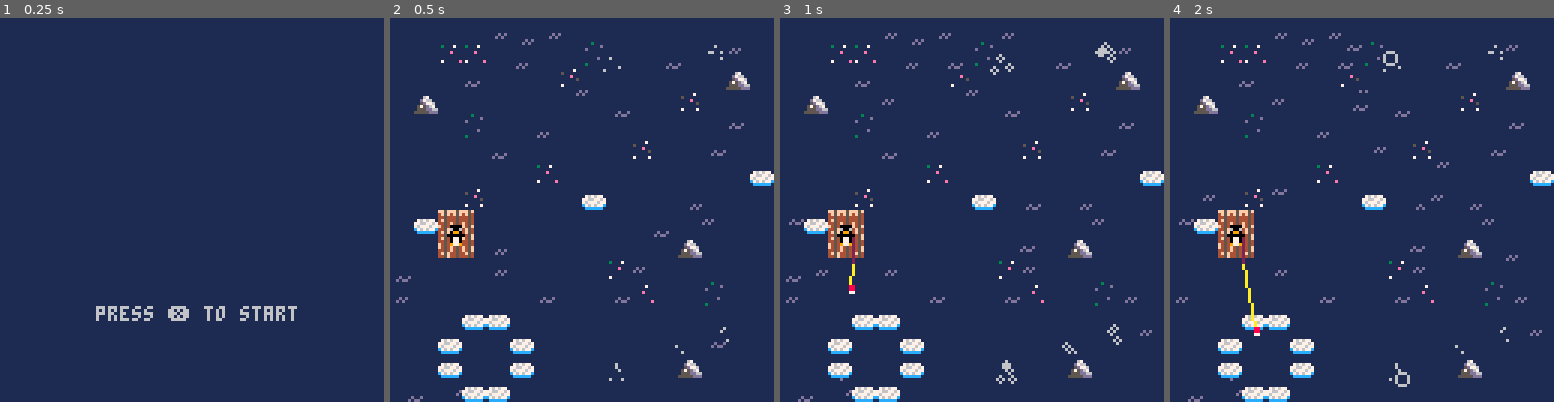
Above: before the commit, frames 1-4 (left to right).
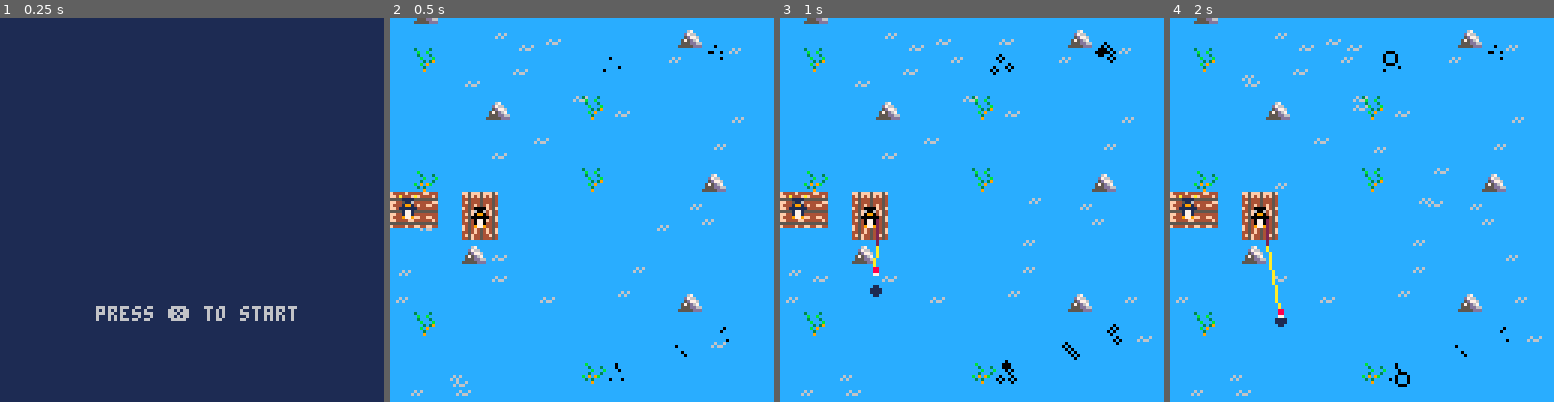
Above: after the commit, the same moments.

Repository: camirmas/carts
Game: PICO-8 cartridge projects/jam.p8
Same seed, same stepped clock (60 frames per second), same inputs: the game is played once before the commit and once after it.
Inputs:
- Up to frame 1 (0.25 s): no input
- Up to frame 2 (0.5 s): tap X (X key) at 0.33 s
- Up to frame 3 (1 s): tap O (Z key) at 0.7 s
- Up to frame 4 (2 s): tap X (X key) at 1.07, 1.85 s; hold Right from 1.6 s (still down); tap O (Z key) at 1.7 s

Frame 1 is identical in both runs. In frame 2, 99% of the frame differs, in the area x 0-100%, y 0-100%; in frame 3, 99%; in frame 4, 99%.

Commit message:
Complete crafting
resolves #21

Diff:
--- a/projects/jam.p8
+++ b/projects/jam.p8
@@ -260,8 +260,8 @@
 			end,
 
 			select = function(self)
-				if self.selected == 1 and self:craftable() then
-					-- craft
+				if self.selected == 1 then
+					self:craft()
 				else
 					-- exit
 					self:close()
@@ -282,6 +282,27 @@
 				end
 
 				return true
+			end,
+
+			craft = function(self)
+				if (not self:craftable()) return
+
+				for name, qty in pairs(self.item.junk) do
+					local j = junk[name]
+					player.backpack:rm(j, qty)
+				end
+
+				for name, qty in pairs(self.item.fish) do
+					local f = fish[name]
+					player.backpack:rm(f, qty)
+				end
+
+				for name, qty in pairs(self.item.items) do
+					local i = items[name]
+					player.backpack:rm(i, qty)
+				end
+
+				player.backpack:add(self.item, 1)
 			end,
 
 			update = function(self)
@@ -304,8 +325,9 @@
 				local cy = r[2] + 4
 
 				local name = self.item.disp_name or self.item.name
+				local p_qty = player.backpack.items[self.item.name].quantity
 				draw_item(self.item, cx, cy)
-				print(name .. " X " .. 1, cx + 20, cy + 2, 0)
+				print(name .. " X " .. p_qty, cx + 20, cy + 2, 0)
 
 				cy += 12
 
@@ -912,6 +934,16 @@
 			end
 		end,
 
+		rm = function(self, i, qty)
+			if (i.type == item_types.junk) then
+				self:rm_junk(i.name, qty)
+			elseif (i.type == item_types.item) then
+				self:rm_item(i.name, qty)
+			else
+				self:rm_fish(i.name, qty)
+			end
+		end,
+
 		add_junk = function(self, j, qty)
 			if self.junk[j] then
 				self.junk[j].quantity = self.junk[j].quantity + qty
@@ -1259,7 +1291,7 @@
 
 function start_game()
 	states:update_state(states.game)
-	player = create_player(2*8, 56 * 8)
+	player = create_player(3*8, 16 * 8)
 	cam = {x=0, y=0}
 	trader = create_trader()
 	backpack_ui = create_backpack_ui()
